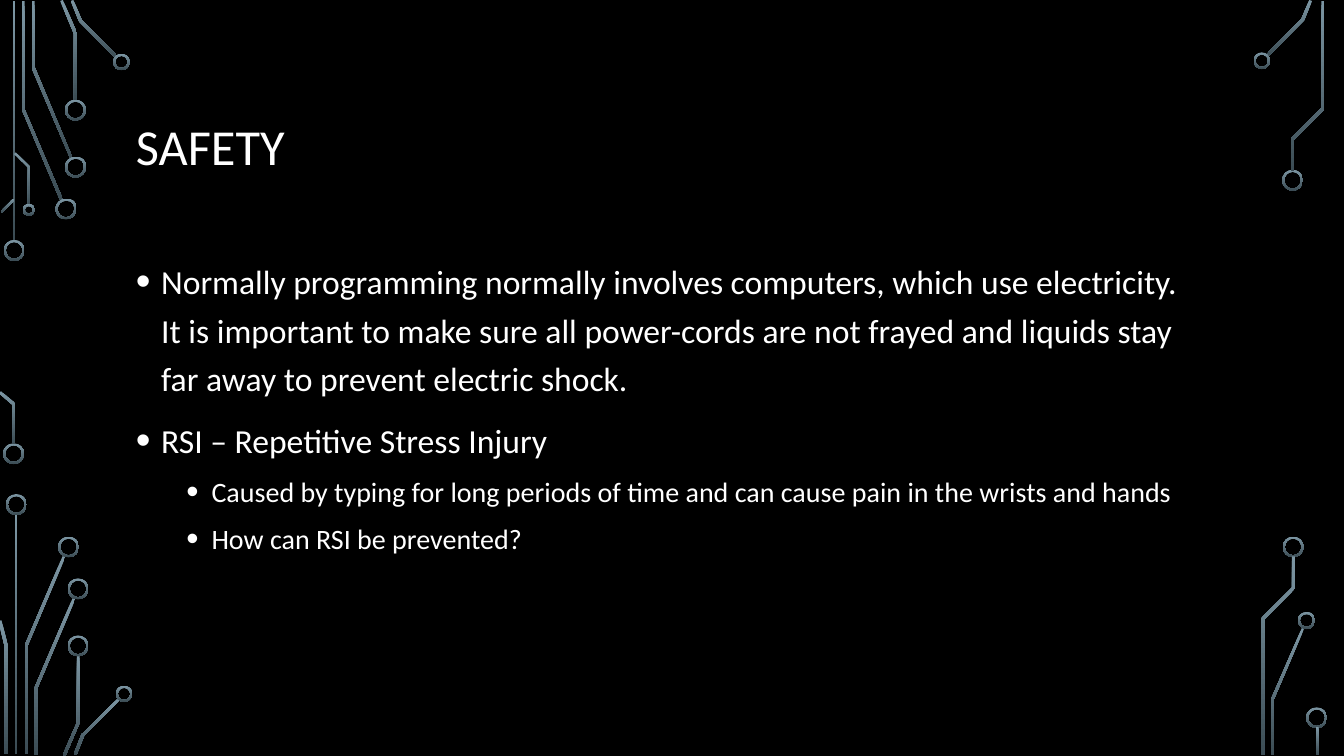
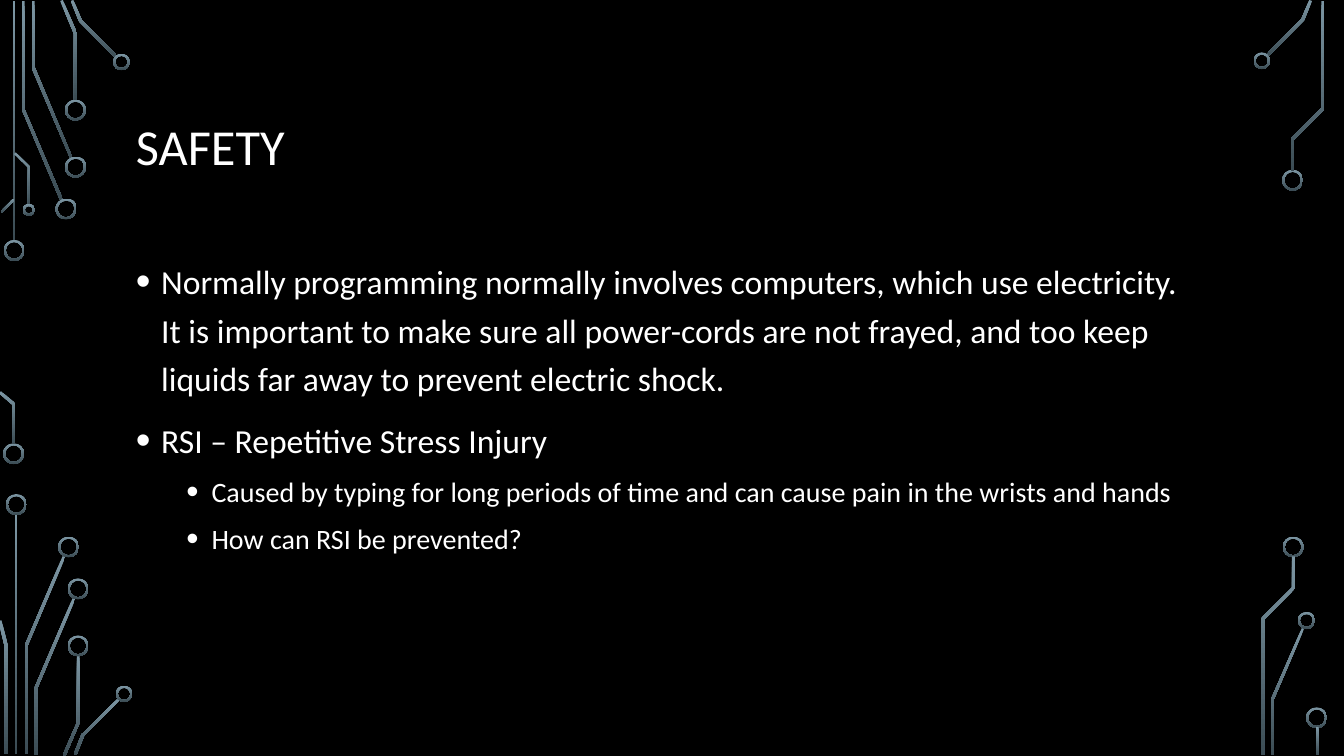
Before and after one commit to rbaker26/Programming-Merit-Badge, a slide deck: slide 4 of ProgrammingMB.pptx (slide 3 before the commit). Drawn at 1344x756 pixels with LibreOffice and Linux fonts; fonts in the diff are those of the drawing; background and template pictures are left out. Boxes give left, top, right and bottom in pixels: in the first picture for what was removed or moved away, otherwise in the second. Text is boxed around its words. In the diff, an @@ line names an element or a change of style, - is before the commit and + after.

```diff
--- a/ProgrammingMB.pptx
+++ b/ProgrammingMB.pptx
@@ text at <box>161,270,1176,397</box>: text changed @@
-• Normally programming normally involves computers, which use electricity. It is important to make sure all power-cords are not frayed and liquids stay far away to prevent electric shock.
+• Normally programming normally involves computers, which use electricity. It is important to make sure all power-cords are not frayed, and too keep liquids far away to prevent electric shock.
```
Also in this commit, not shown: 3 other slides changed, 3 slides added, 2 other files.
